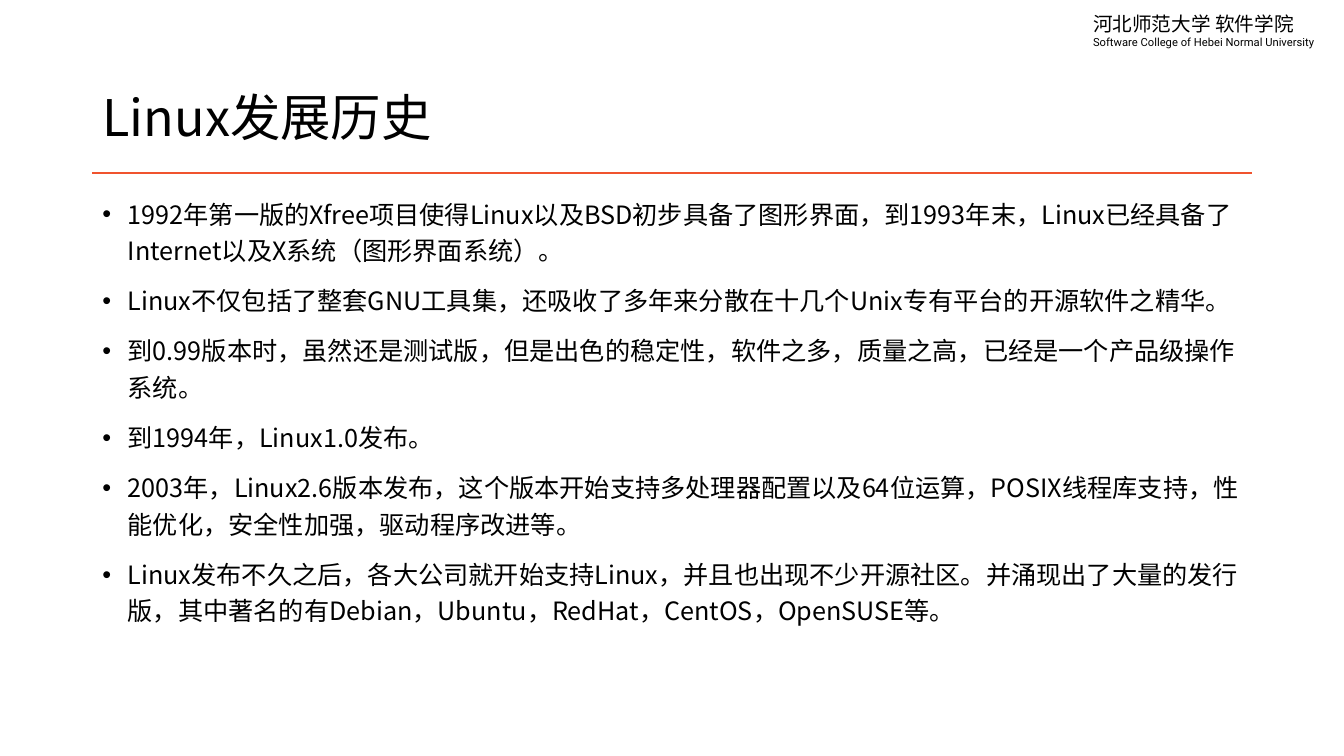
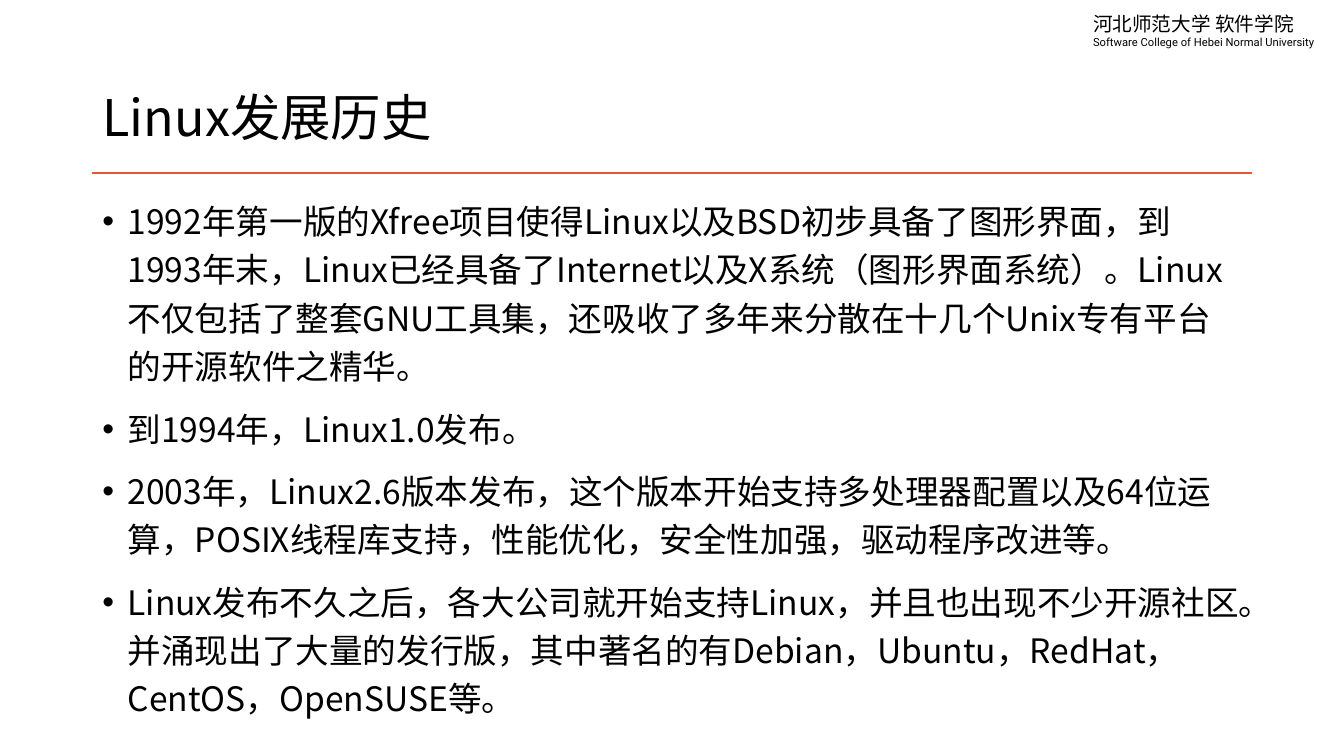
Before and after one commit to edu2act/course-linux-system, a slide deck: slide 7 of materials/slides/ch01-linux-history-and-install.pptx. Drawn at 1344x756 pixels with LibreOffice and Linux fonts; fonts in the diff are those of the drawing. Boxes give left, top, right and bottom in pixels: in the first picture for what was removed or moved away, otherwise in the second. Text is boxed around its words. In the diff, an @@ line names an element or a change of style, - is before the commit and + after.

```diff
--- a/materials/slides/ch01-linux-history-and-install.pptx
+++ b/materials/slides/ch01-linux-history-and-install.pptx
@@ text at (128,205,1223,382): text changed; size 18 to 24 pt @@
-• 1992年第一版的Xfree项目使得Linux以及BSD初步具备了图形界面，到1993年末，Linux已经具备了Internet以及X系统（图形界面系统）。
-• Linux不仅包括了整套GNU工具集，还吸收了多年来分散在十几个Unix专有平台的开源软件之精华。
-• 到0.99版本时，虽然还是测试版，但是出色的稳定性，软件之多，质量之高，已经是一个产品级操作系统。
+• 1992年第一版的Xfree项目使得Linux以及BSD初步具备了图形界面，到1993年末，Linux已经具备了Internet以及X系统（图形界面系统）。Linux不仅包括了整套GNU工具集，还吸收了多年来分散在十几个Unix专有平台的开源软件之精华。
@@ text at (128,413,1273,719): size 18 to 24 pt in "到1994年，Linux1.0发布。", "2003年，Linux2.6版本发布，这个版本开始支持多处理器配置以及64位运算，POSIX线程库支持，性能优化，安全性 ...", "Linux发布不久之后，各大公司就开始支持Linux，并且也出现不少开源社区。并涌现出了大量的发行版，其中著名的有Deb ..." @@
```
Also in this commit, not shown: 25 other slides changed.
